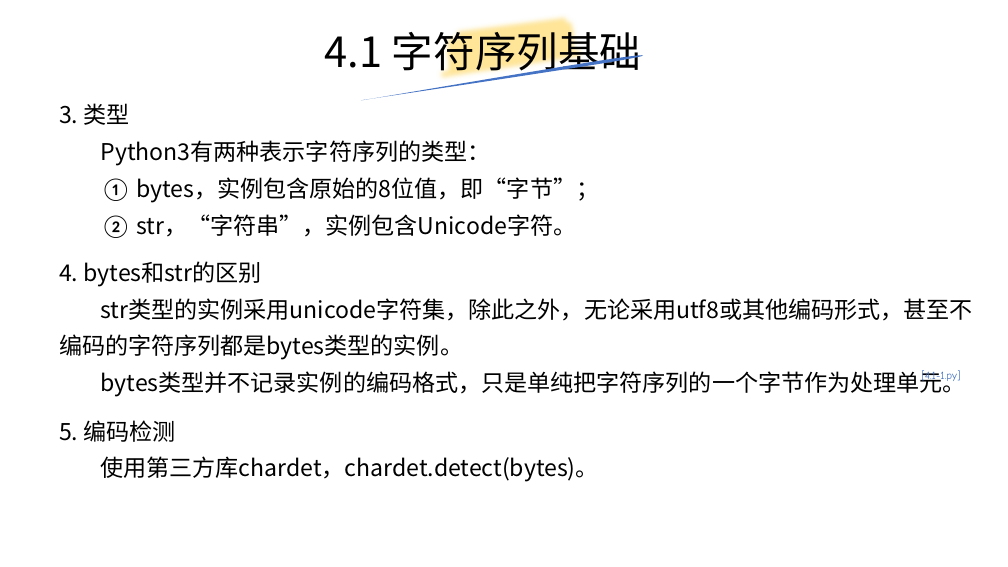
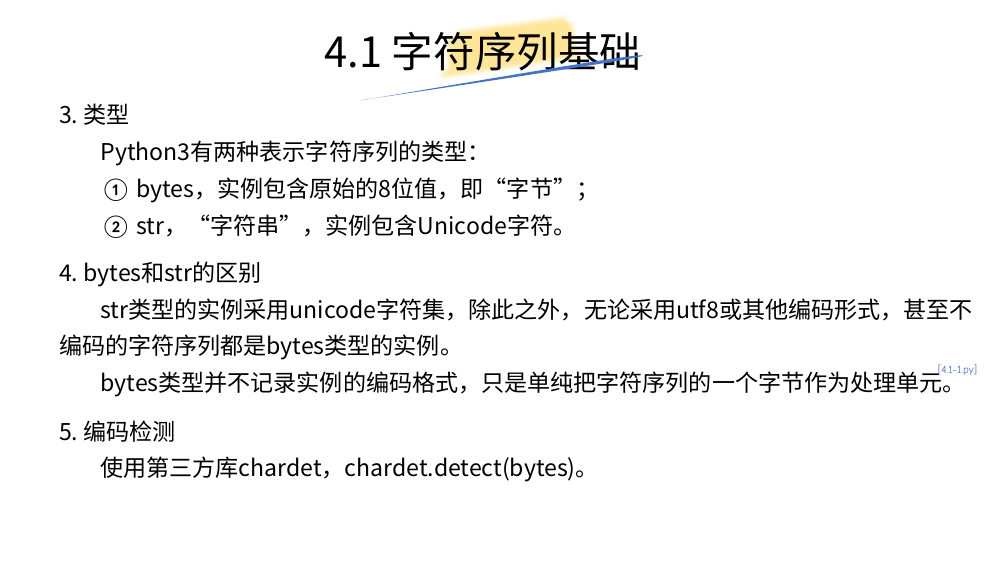
Before and after one commit to yiwenliu/CorePython, a slide deck: slide 19 of PPT/CorePython.pptx. Drawn at 1008x567 pixels with LibreOffice and Linux fonts; fonts in the diff are those of the drawing. Boxes give left, top, right and bottom in pixels: in the first picture for what was removed or moved away, otherwise in the second. Text is boxed around its words. In the diff, an @@ line names an element or a change of style, - is before the commit and + after.

```diff
--- a/PPT/CorePython.pptx
+++ b/PPT/CorePython.pptx
@@ text "[4.1-1.py]": place and size @@
-text "[4.1-1.py]" at (921, 370, 960, 383)
+text "[4.1-1.py]" at (938, 364, 977, 375)
```
Also in this commit, not shown: 1 other slide changed, 1 slide added, 1 other file.
